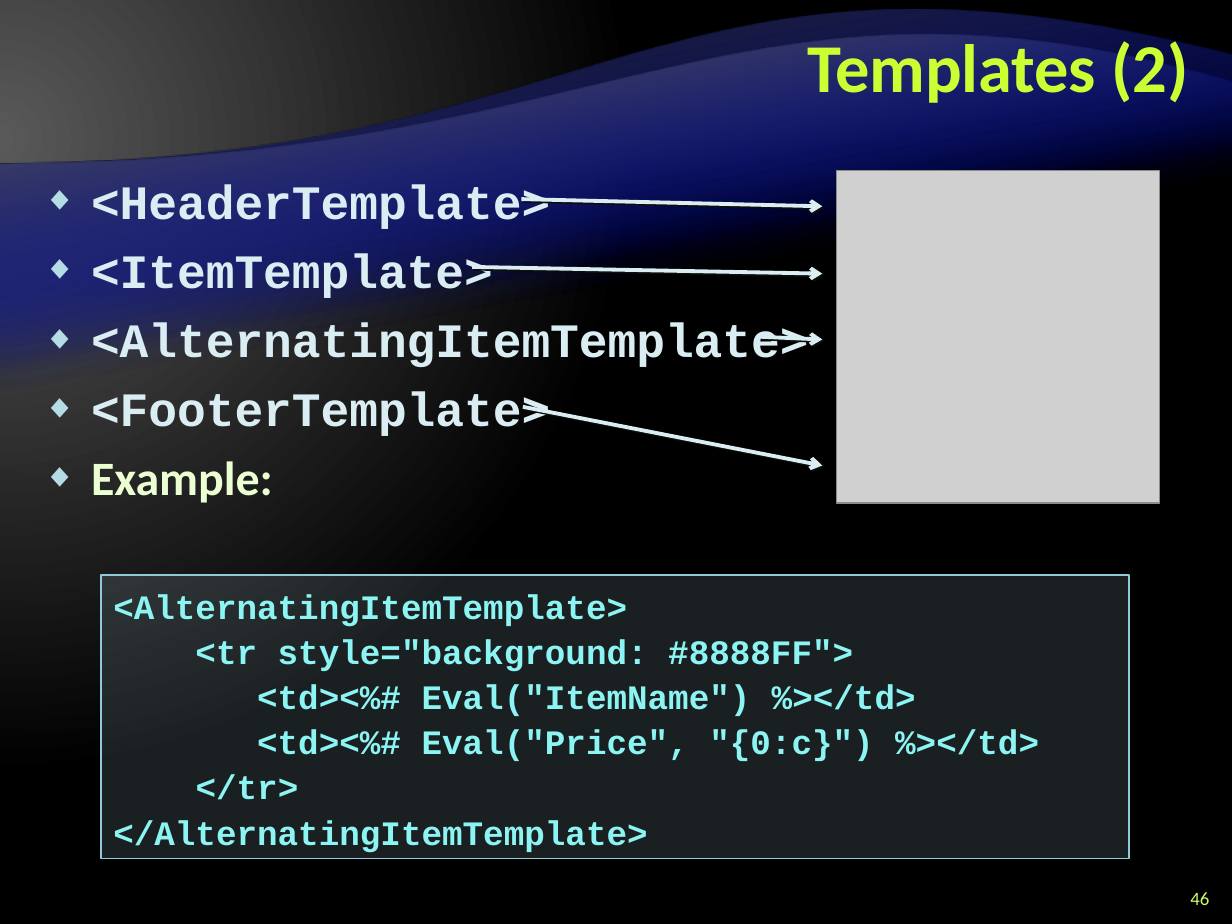
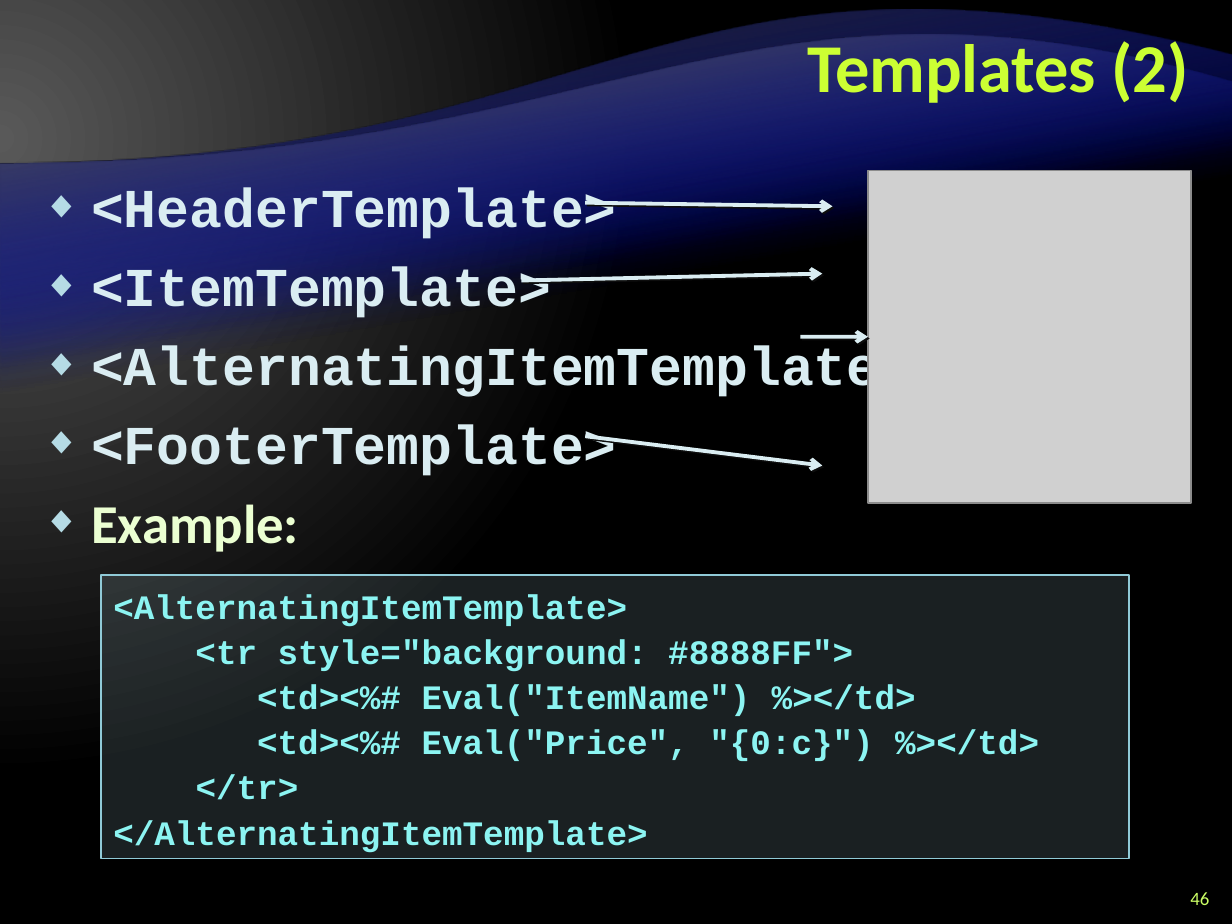
Before and after one commit to Graveheart/aspnetcourse, a slide deck: slide 46 of 2010/lectures/9. ASP.NET-Data-Binding.pptx. Drawn at 1232x924 pixels with LibreOffice and Linux fonts; fonts in the diff are those of the drawing; grey boxes stand for pictures; background and template pictures are left out. Boxes give left, top, right and bottom in pixels: in the first picture for what was removed or moved away, otherwise in the second. Text is boxed around its words. In the diff, an @@ line names an element or a change of style, - is before the commit and + after.

```diff
--- a/2010/lectures/9. ASP.NET-Data-Binding.pptx
+++ b/2010/lectures/9. ASP.NET-Data-Binding.pptx
@@ text "<HeaderTemplate>" at [91,188,912,552]: size 28 to 32 pt @@
@@ picture: place and size @@
-picture at [837,170,1159,503]
+picture at [869,170,1191,503]
@@ arrow moved from (521, 200) - (822, 206) to (585, 203) - (833, 206) @@
@@ arrow moved from (472, 267) - (822, 274) to (521, 281) - (822, 274) @@
@@ arrow moved from (760, 336) - (822, 340) to (801, 336) - (869, 336) @@
@@ arrow moved from (522, 407) - (822, 466) to (585, 436) - (822, 466) @@
```
Also in this commit, not shown: 17 other slides changed.
